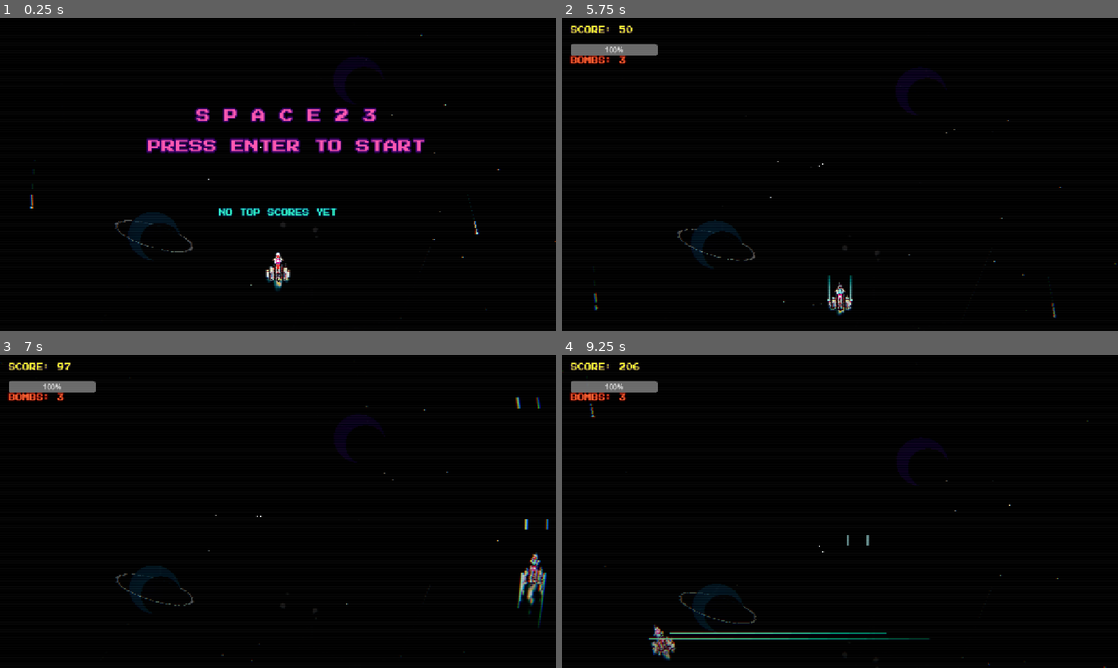
Above: before the commit, frames 1-4 (two rows, left to right).
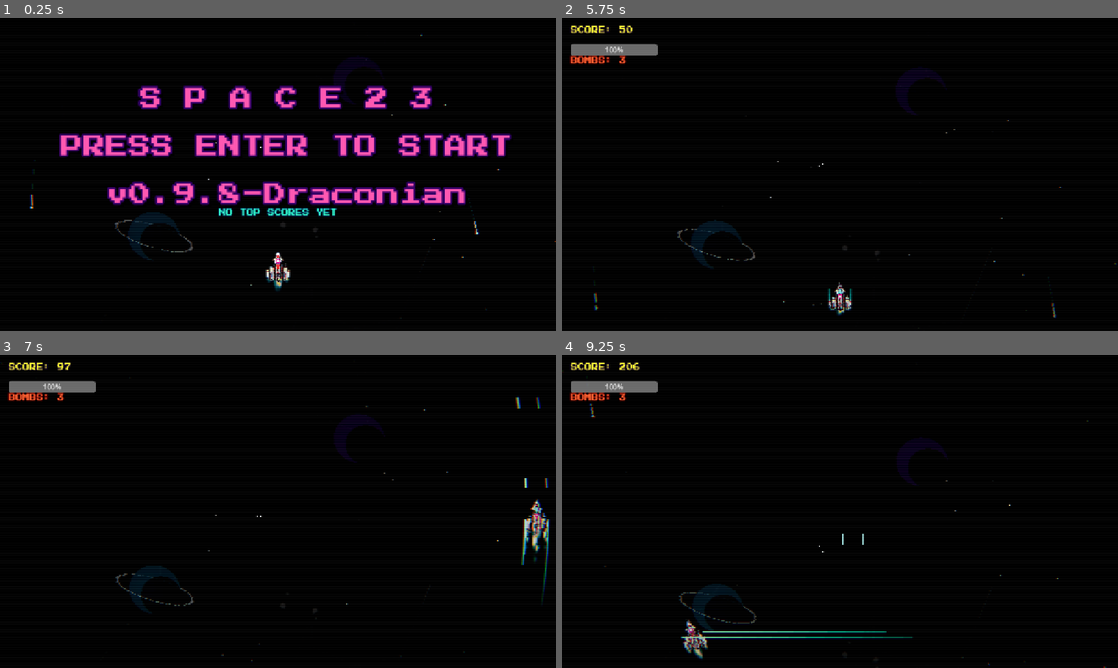
Above: after the commit, the same moments.

Repository: fabriziosalmi/space23
Game: Godot game, scene res://Main.tscn
The game is run twice, just before and just after one commit, with the same random seed, the same clock (stepped at 60 frames per second) and the same inputs. Sound files missing from this copy of the repository are replaced by a short silence.
Inputs:
- Up to frame 1 (0.25 s): no input
- Up to frame 2 (5.75 s): tap Enter (ui_accept) at 0.5, 0.77, 1.52, 3.02, 3.77, 4.52 s; hold Right 0.53-1.28 s; hold Space 0.53-1.28 s; hold Down 1.28-2.03 s; tap Space at 1.35, 2.3, 3.05, 4.35, 5.3 s; hold Right 2.03-2.78 s; hold X 2.03-2.78 s; hold Up 2.78-3.53 s; tap Shift at 2.85 s; hold Space 3.53-4.28 s; hold Left 3.53-5.03 s; hold Down from 5.03 s (still down); hold X from 5.03 s (still down)
- Up to frame 3 (7 s): release Down at 5.78 s; release X at 5.78 s; hold Right 5.78-6.53 s; tap Shift at 5.85 s; tap Enter (ui_accept) at 6.02, 6.77 s; tap Space at 6.05 s; hold Up from 6.53 s (still down); hold Space from 6.53 s (still down)
- Up to frame 4 (9.25 s): release Up at 7.28 s; release Space at 7.28 s; hold Right 7.28-8.03 s; tap Space at 7.35, 8.3, 9.05 s; tap Enter (ui_accept) at 7.52, 9.02 s; hold Down 8.03-8.78 s; hold X 8.03-8.78 s; hold Left from 8.78 s (still down); tap Shift at 8.85 s

The runs differ from the first frame. In frame 1, 10% of the frame differs, in the area x 10-92%, y 21-60%; in frame 2, less than 0.1%; in frame 3, 1.2%; in frame 4, 1.6%.

Commit message:
feat(gameplay): Add SOTA mechanics (Gravity, Risk/Reward, Boss Telegraphs, Hitboxes)

Diff:
--- a/Main.gd
+++ b/Main.gd
@@ -45,6 +45,16 @@
 		"hp": 30, "speed": [30.0, 50.0], "color": Color(0.9, 0.2, 0.9),
 		"pts": PackedVector2Array([Vector2(0, 30), Vector2(-30, 0), Vector2(0, -30), Vector2(30, 0)]),
 		"ai": 3, "shoot": [0.05, 0.05]
+	},
+	{ # 4: SPACE INVADER
+		"hp": 8, "speed": [120.0, 180.0], "color": Color(0.1, 1.0, 0.5),
+		"pts": PackedVector2Array([Vector2(-15, -10), Vector2(15, -10), Vector2(15, 10), Vector2(-15, 10)]),
+		"ai": 4, "shoot": [1.5, 2.5]
+	},
+	{ # 5: MOTHER SHIP BOSS
+		"hp": 250, "speed": [20.0, 30.0], "color": Color(2.0, 0.2, 0.2),
+		"pts": PackedVector2Array([Vector2(0, 80), Vector2(-150, -40), Vector2(-80, -80), Vector2(80, -80), Vector2(150, -40)]),
+		"ai": 5, "shoot": [0.05, 0.05]
 	}
 ]
 
@@ -88,8 +98,6 @@
 
 	bg_renderer = load("res://BackgroundRenderer.gd").new()
 	add_child(bg_renderer)
-
-	audio_manager.load_and_play_track(0)
 
 	# --- POST-PROCESSING: 100x GRAPHICS ---
 	var env = Environment.new()
@@ -112,6 +120,11 @@
 
 	var canvas_layer = CanvasLayer.new()
 	canvas_layer.layer = 100 # Sopra tutto
+
+	var bbc = BackBufferCopy.new()
+	bbc.copy_mode = BackBufferCopy.COPY_MODE_VIEWPORT
+	canvas_layer.add_child(bbc)
+
 	pp_rect = ColorRect.new()
 	pp_rect.size = screen_size
 	pp_rect.mouse_filter = Control.MOUSE_FILTER_IGNORE
@@ -224,6 +237,7 @@
 	game_state = "INTRO"
 	is_intro = true
 	is_playing = true
+	audio_manager.load_and_play_track(0)
 
 	# Prepara la camera per il Super Zoom
 	main_camera.position = Vector2(screen_size.x / 2, screen_size.y - 160)
@@ -232,8 +246,8 @@
 func _on_name_submitted(new_text: String):
 	player_name = new_text
 
-func spawn_player_bullet(pos: Vector2, color: Color = Color(0.2, 1.5, 3.0)):
-	player_bullets.append({ "pos": pos, "speed": 1200.0, "color": color })
+func spawn_player_bullet(pos: Vector2, dir: Vector2 = Vector2.UP, color: Color = Color(0.2, 1.5, 3.0), bounces: int = 0):
+	player_bullets.append({ "pos": pos, "dir": dir, "speed": 1200.0, "color": color, "bounces": bounces })
 
 func spawn_explosion(pos: Vector2, color: Color, scale_mod: float, is_super: bool = false):
 	var ex = {
@@ -346,7 +360,8 @@
 		"shoot_timer": randf_range(e_type.shoot[0], e_type.shoot[1]),
 		"color": e_type.color,
 		"pts": e_type.pts,
-		"hit_flash": 0.0
+		"hit_flash": 0.0,
+		"invader_dir": 1.0 if randf() > 0.5 else -1.0
 	})
 
 func _process(delta):
@@ -435,8 +450,13 @@
 		if Input.is_key_pressed(KEY_X) and player_bombs > 0:
 			trigger_smart_bomb()
 
-		# Flow state increment
-		flow_state = min(flow_state + delta * 0.02, 1.0)
+		# DMC Style Risk/Reward: Gioca aggressivo (nella parte alta dello schermo)
+		var player_y_ratio = player.position.y / screen_size.y
+		if player_y_ratio < 0.5:
+			flow_state = min(flow_state + delta * 0.08, 1.0)
+			score_points += int(15 * delta * (1.0 - player_y_ratio))
+		else:
+			flow_state = max(flow_state - delta * 0.05, 0.0)
 
 		# --- PARALLASSE CAMERA BASATA SUL PLAYER ---
 		# La telecamera si sposta leggermente seguendo la nave sull'asse X
@@ -446,6 +466,15 @@
 	global_speed_multiplier = lerp(global_speed_multiplier, target_speed_multiplier, 1.5 * delta)
 
 	if not is_intro and not audio_manager.is_transitioning:
+		if audio_manager.audio_stream_player.stream:
+			var track_len = audio_manager.audio_stream_player.stream.get_length()
+			var pos = audio_manager.get_playback_position()
+			if pos > track_len - 30.0 and not get_meta("has_boss_spawned", false):
+				set_meta("has_boss_spawned", true)
+				_spawn_enemy(5, Vector2(screen_size.x / 2.0, -200), 1.0 + (distance / 4000.0))
+				audio_manager.play_sfx(0.5, 10.0) # Evil boss sound
+				add_shake(50.0)
+
 		wave_timer -= delta
 		if wave_timer <= 0:
 			var diff = 1.0 + (distance / 4000.0) # Difficoltà crescente
@@ -477,13 +506,30 @@
 				elif type == "spinner":
 					var cx = screen_size.x / 2.0
 					_spawn_enemy(3, Vector2(cx, -100), diff)
+				elif type == "invaders":
+					var start_x = (screen_size.x / 2.0) - ((count/2) * 80)
+					for w in range(count):
+						_spawn_enemy(4, Vector2(start_x + w * 80, -100 - (w%2)*40), diff)
 
 				wave_index += 1
 
 	for i in range(player_bullets.size() - 1, -1, -1):
 		var b = player_bullets[i]
-		b.pos.y -= b.speed * delta
-		if b.pos.y < -50:
+
+		# Gravità dinamica per i proiettili del giocatore
+		for bh in black_holes:
+			var d = b.pos.distance_to(bh.pos)
+			if d < 250.0:
+				var pull = (bh.pos - b.pos).normalized() * (1.0 - d/250.0) * 1200.0 * delta
+				b.dir = (b.dir * b.speed + pull).normalized()
+
+		b.pos += b.dir * b.speed * delta
+		if b.bounces > 0:
+			if b.pos.x < 0 or b.pos.x > screen_size.x:
+				b.dir.x *= -1.0
+				b.bounces -= 1
+				b.pos.x = clamp(b.pos.x, 0, screen_size.x)
+		if b.pos.y < -50 or b.pos.y > screen_size.y + 50 or b.pos.x < -50 or b.pos.x > screen_size.x + 50:
 			player_bullets.remove_at(i)
 			continue
 		var hit = false
@@ -495,7 +541,17 @@
 				e.hit_flash = 0.1 # Feedback visivo
 				spawn_explosion(b.pos, Color(0.5, 1.0, 2.0), 0.3)
 				if e.hp <= 0:
-					spawn_explosion(e.pos, Color(3.0, 1.0, 0.2), 1.0)
+					if e.ai_type == 5:
+						if is_instance_valid(ui_manager):
+							ui_manager.update_boss_hp(0, 100)
+						score_points += 5000
+						spawn_explosion(e.pos, Color(3.0, 1.0, 0.2), 3.0, true)
+						audio_manager.play_sfx(0.2, 10.0)
+						add_shake(100.0)
+						trigger_hit_stop(2.0)
+					else:
+						spawn_explosion(e.pos, Color(3.0, 1.0, 0.2), 1.0)
+
 					flow_state = min(flow_state + 0.05, 1.0)
 					if randf() > 0.8: # 20% drop powerup
 						powerups.append({ "pos": e.pos, "type": randi() % 4 })
@@ -567,7 +623,45 @@
 					spawn_enemy_bullet(e.pos, dir4, 150.0, false)
 			if e.pos.y > screen_size.y + 100: e.hp = 0
 
-		if e.pos.distance_to(player.position) < 40.0 and not player.is_invincible:
+		elif e.ai_type == 4: # Space Invaders
+			e.pos.x += e.speed * e.invader_dir * global_speed_multiplier * delta
+			if e.pos.x < 100 or e.pos.x > screen_size.x - 100:
+				e.invader_dir *= -1.0
+				e.pos.y += 60.0
+				e.pos.x += e.speed * e.invader_dir * global_speed_multiplier * delta
+
+			if e.shoot_timer <= 0:
+				e.shoot_timer = randf_range(1.5, 2.5)
+				spawn_enemy_bullet(e.pos, Vector2.DOWN, 250.0, false)
+			if e.pos.y > screen_size.y + 100: e.hp = 0
+
+		elif e.ai_type == 5: # Mother Ship Boss
+			if e.ai_state == "ENTER":
+				e.pos.y += e.speed * global_speed_multiplier * delta
+				if e.pos.y > 150:
+					e.ai_state = "ATTACK"
+			elif e.ai_state == "ATTACK":
+				e.pos.x += sin(e.ai_timer * 1.5) * 80.0 * delta
+				e.shoot_timer -= delta
+				# Telegrafo visivo prima di sparare (DMC Style)
+				if e.shoot_timer < 0.3 and e.shoot_timer > 0.2:
+					e.hit_flash = 1.0 # Flash bianco accecante (Telegraph)
+
+				if e.shoot_timer <= 0:
+					e.shoot_timer = 2.0 # Attacca ogni 2 secondi
+					audio_manager.play_sfx(0.8, 2.0) # Suono di ricarica
+					var a = e.ai_timer * 3.0
+					for j in range(16): # Anello massiccio di proiettili SOTA
+						var dir = Vector2(cos(a + j*PI/8), sin(a + j*PI/8))
+						spawn_enemy_bullet(e.pos + Vector2(0, 40), dir, 200.0, false)
+					if randf() > 0.5:
+						var dir_player = (player.position - e.pos).normalized()
+						spawn_enemy_bullet(e.pos, dir_player, 400.0, true)
+
+			if is_instance_valid(ui_manager):
+				ui_manager.update_boss_hp(e.hp, e.max_hp)
+
+		if e.pos.distance_to(player.position) < 15.0 and not player.is_invincible:
 			spawn_explosion(player.position, Color(3.0, 0.5, 0.5), 0.8)
 			add_shake(25.0)
 			trigger_hit_stop(0.05)
@@ -581,6 +675,14 @@
 
 	for i in range(active_enemy_bullets.size() - 1, -1, -1):
 		var b = active_enemy_bullets[i]
+
+		# Gravità dinamica per i proiettili nemici
+		for bh in black_holes:
+			var d = b.pos.distance_to(bh.pos)
+			if d < 250.0:
+				var pull = (bh.pos - b.pos).normalized() * (1.0 - d/250.0) * 800.0 * delta
+				b.dir = (b.dir * b.speed + pull).normalized()
+
 		if b.has("homing") and b.homing and is_instance_valid(player):
 			var desired_dir = (player.position - b.pos).normalized()
 			b.dir = b.dir.lerp(desired_dir, 1.2 * delta).normalized()
@@ -589,7 +691,7 @@
 
 		# Bullet Grazing!
 		var dist_to_player = b.pos.distance_to(player.position)
-		if dist_to_player < 15.0 and not player.is_invincible:
+		if dist_to_player < 5.0 and not player.is_invincible:
 			spawn_explosion(player.position, Color(3.0, 0.2, 0.2), 0.5)
 			add_shake(10.0)
 			trigger_hit_stop(0.02)
@@ -598,7 +700,7 @@
 			flow_state = 0.0
 			if player_hp <= 0 and game_state != "GAMEOVER":
 				trigger_game_over()
-		elif dist_to_player < 45.0 and not b.has("grazed") and not player.is_invincible:
+		elif dist_to_player < 35.0 and not b.has("grazed") and not player.is_invincible:
 			b["grazed"] = true
 			score_points += 50
 			flow_state = min(flow_state + 0.1, 1.0)
@@ -765,11 +867,13 @@
 		draw_arc(bh.pos, 35.0 + cos(time * 15.0)*10.0, 0, PI*2, 32, Color(4.0, 1.0, 1.0, alpha*0.5), 1.0, true)
 
 	for b in active_enemy_bullets:
-		var col = Color(2.5, 0.8, 0.2)
+		var col = Color(3.0, 0.2, 1.5) # Neon Pink High Contrast
+		var core = Color(4.0, 1.0, 3.0)
 		if b.has("homing") and b.homing:
-			col = Color(1.0, 0.2, 1.0) # Homing missiles in pink!
+			col = Color(3.0, 1.0, 0.1) # Neon Orange/Yellow
+			core = Color(4.0, 3.0, 1.0)
 		draw_circle(b.pos, 5.0, col)
-		draw_circle(b.pos, 2.0, Color(4.0, 2.0, 1.0))
+		draw_circle(b.pos, 2.0, core)
 
 	for ex in explosions:
 		var alpha = ex.life / ex.max_life
--- a/Player.gd
+++ b/Player.gd
@@ -1,8 +1,8 @@
 extends Node2D
 
 var max_speed = 700.0
-var acceleration = 3000.0
-var friction = 2000.0
+var acceleration = 7000.0 # Input buffer SOTA, estrema reattività
+var friction = 5000.0
 var velocity = Vector2.ZERO
 var screen_size: Vector2
 
@@ -215,6 +215,11 @@
 				shoot_timer = 0.5 # Railgun rate
 				if get_parent().has_method("spawn_railgun"):
 					get_parent().spawn_railgun(position + Vector2(0, -30))
+			elif weapon_type == 2:
+				shoot_timer = 0.15 # Mirror Laser
+				if get_parent().has_method("spawn_player_bullet"):
+					get_parent().spawn_player_bullet(position + Vector2(0, -20), Vector2(-0.8, -1).normalized(), Color(0.2, 3.0, 1.5), 3)
+					get_parent().spawn_player_bullet(position + Vector2(0, -20), Vector2(0.8, -1).normalized(), Color(0.2, 3.0, 1.5), 3)
 			elif fire_buff_timer > 0.0:
 				shoot_timer = 0.08 # Più veloce e 4 cannoni!
 				if get_parent().has_method("spawn_player_bullet"):
--- a/UIManager.gd
+++ b/UIManager.gd
@@ -20,11 +20,12 @@
 var highscores = []
 const SAVE_PATH = "user://space23_highscores.json"
 var current_final_score = 0
+var start_button: Button
+var boss_hp_bar: ProgressBar
 var arcade_font
 
 func _ready():
 	arcade_font = preload("res://PressStart2P.ttf")
-
 	layer = 101
 	var screen_size = get_viewport().get_visible_rect().size
 
@@ -46,18 +47,24 @@
 	add_child(hp_bar)
 
 	title_label = Label.new()
-	title_label.text = "S P A C E 2 3\n\nPRESS ENTER TO START"
+
+	var game_version = "v1.0"
+	var vfile = FileAccess.open("res://version.txt", FileAccess.READ)
+	if vfile:
+		game_version = vfile.get_as_text().strip_edges()
+
+	title_label.text = "S P A C E 2 3\n\nPRESS ENTER TO START\n\n" + game_version
 	title_label.horizontal_alignment = HORIZONTAL_ALIGNMENT_CENTER
 	title_label.add_theme_font_override("font", arcade_font)
-	title_label.add_theme_font_size_override("font_size", 32)
+	title_label.add_theme_font_size_override("font_size", 52)
 	title_label.add_theme_color_override("font_color", Color(1.0, 0.2, 0.6))
 	title_label.add_theme_color_override("font_outline_color", Color(0.2, 0.0, 0.4))
-	title_label.add_theme_constant_override("outline_size", 12)
-	title_label.add_theme_constant_override("shadow_offset_x", 4)
-	title_label.add_theme_constant_override("shadow_offset_y", 4)
+	title_label.add_theme_constant_override("outline_size", 16)
+	title_label.add_theme_constant_override("shadow_offset_x", 8)
+	title_label.add_theme_constant_override("shadow_offset_y", 8)
 	title_label.add_theme_color_override("font_shadow_color", Color(0.0, 0.0, 0.0))
-	title_label.position = Vector2(screen_size.x / 2.0 - 300, screen_size.y / 2.0 - 150)
-	title_label.size = Vector2(600, 200)
+	title_label.position = Vector2(screen_size.x / 2.0 - 500, screen_size.y / 2.0 - 200)
+	title_label.size = Vector2(1000, 400)
 	add_child(title_label)
 
 	leaderboard_label = Label.new()
--- a/waves.json
+++ b/waves.json
@@ -3,6 +3,11 @@
     "type": "v_shape",
     "count": 5,
     "delay": 3.0
+  },
+  {
+    "type": "invaders",
+    "count": 6,
+    "delay": 5.0
   },
   {
     "type": "horizontal",
Not shown, added: AudioManager.gd.uid
Not shown, added: BackgroundRenderer.gd.uid
Not shown, added: UIManager.gd.uid
Not shown, added: version.txt
Not shown, added: .github/workflows/deploy.yml
